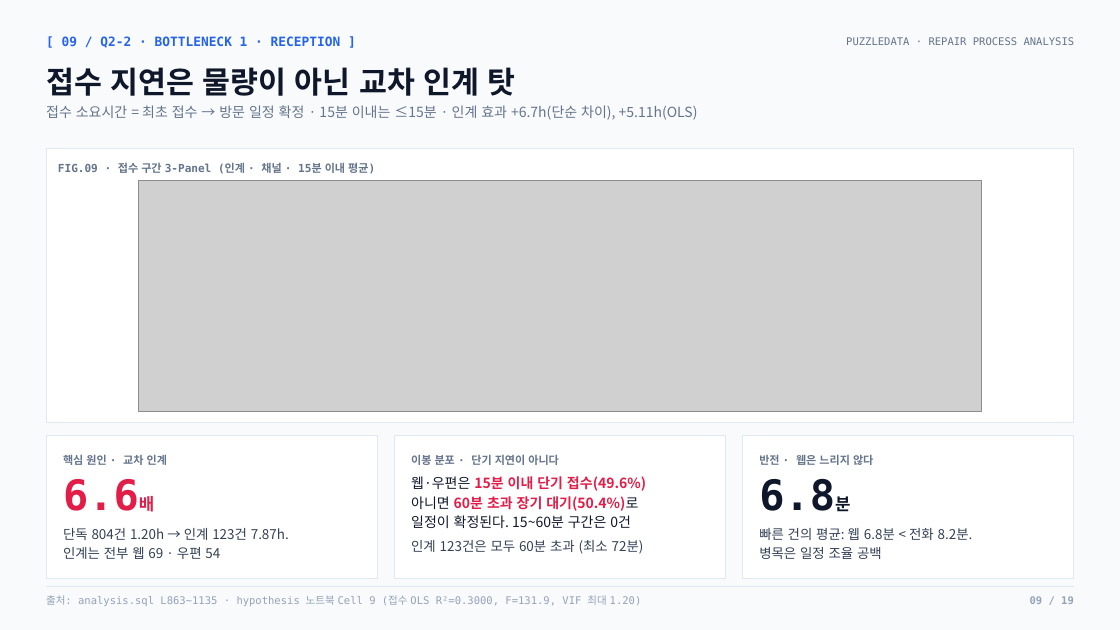
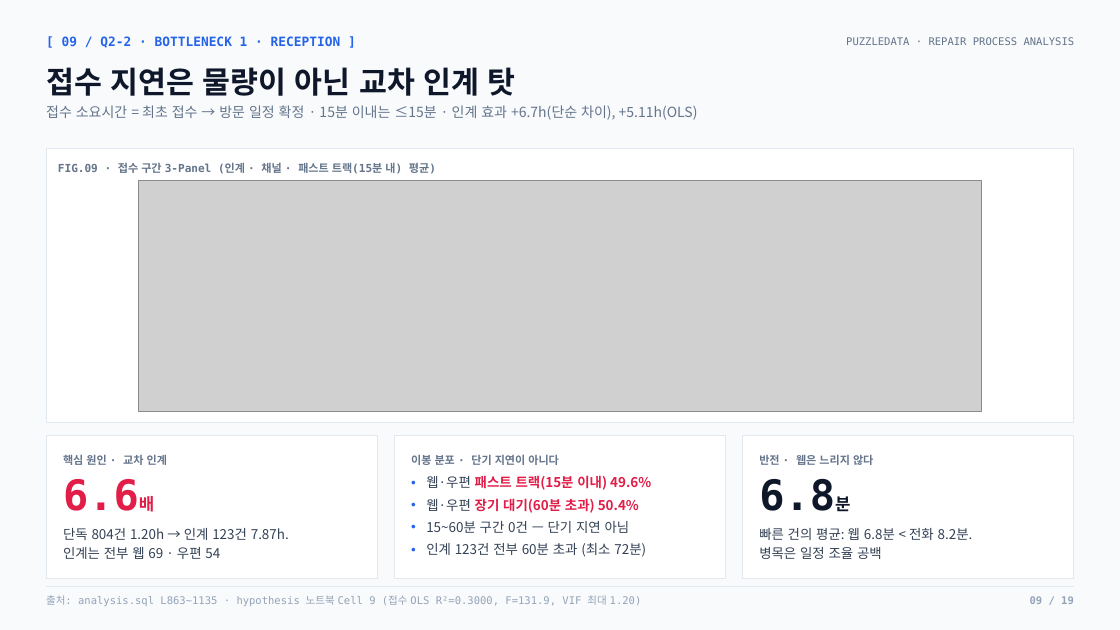
Before and after one commit to nus1245/puzzle_data, a slide deck: slide 9 of outputs/pptx/puzzledata_repair_report.pptx. Drawn at 1120x630 pixels with LibreOffice and Linux fonts; fonts in the diff are those of the drawing; grey boxes stand for pictures. Boxes give left, top, right and bottom in pixels: in the first picture for what was removed or moved away, otherwise in the second. Text is boxed around its words. In the diff, an @@ line names an element or a change of style, - is before the commit and + after.

```diff
--- a/outputs/pptx/puzzledata_repair_report.pptx
+++ b/outputs/pptx/puzzledata_repair_report.pptx
@@ text at bbox=[58, 162, 436, 174]: text changed @@
-FIG.09 · 접수 구간 3-Panel (인계 · 채널 · 15분 이내 평균)
+FIG.09 · 접수 구간 3-Panel (인계 · 채널 · 패스트 트랙(15분 내) 평균)
@@ text at bbox=[426, 475, 651, 557]: text changed; size 12 to 11.5 pt; text colour #E11D48 to #334155; bold off @@
-웹·우편은 15분 이내 단기 접수(49.6%)
-아니면 60분 초과 장기 대기(50.4%)로
-일정이 확정된다. 15~60분 구간은 0건
+• 웹·우편 패스트 트랙(15분 이내) 49.6%
+• 웹·우편 장기 대기(60분 초과) 50.4%
+• 15~60분 구간 0건 — 단기 지연 아님
+• 인계 123건 전부 60분 초과 (최소 72분)
@@ text removed at bbox=[411, 540, 644, 554] @@
-인계 123건은 모두 60분 초과 (최소 72분)
```
Also in this commit, not shown: 2 other files.
